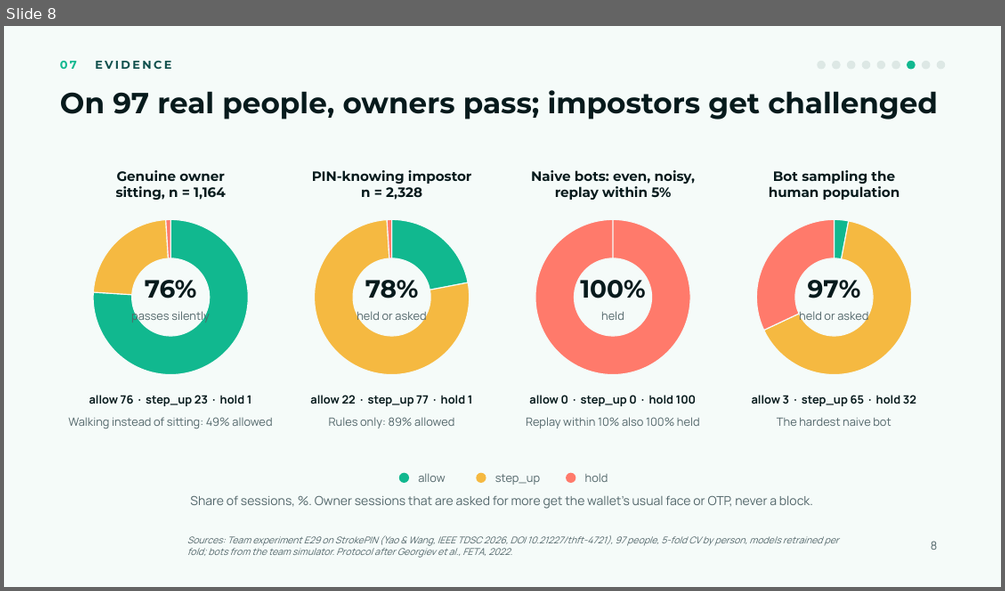
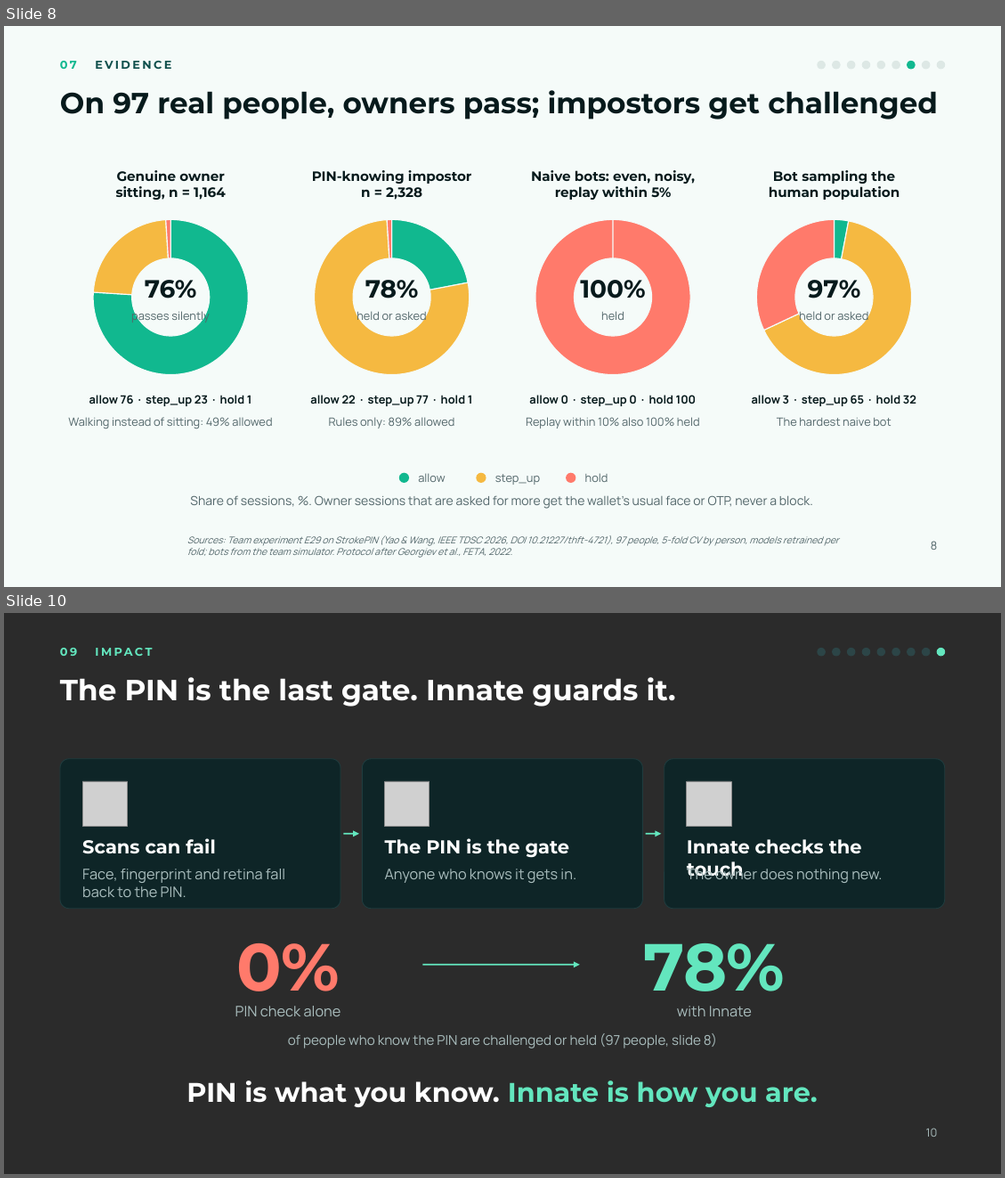
Before and after one commit to Odylytics/Innate_Odylytics, a slide deck: submission/Slide/Innate-slides.pptx. Shown one above the other, each under a label of ours: slide 8 before the commit, slides 8 and 10 after it; the slides between them are not shown. The pictures are 1005x591 and 1005x1178 pixels, drawn with LibreOffice and Linux fonts; fonts in the diff are those of the drawing; grey boxes stand for pictures; background and template pictures are left out; a plain dark background stands for a picture behind light text. Boxes give left, top, right and bottom in pixels: in the first picture for what was removed or moved away, otherwise in the second. Text is boxed around its words. In the diff, an @@ line names an element or a change of style, - is before the commit and + after.

```diff
--- a/submission/Slide/Innate-slides.pptx
+++ b/submission/Slide/Innate-slides.pptx
@@ slide 10 added at box(4, 613, 1001, 1174), background picture (left out) @@
@@ text added at box(60, 648, 77, 656), 11 pt, text #63E6BE, bold @@
+09 IMPACT
@@ ellipse added at box(817, 648, 825, 656), fill #2C4547, outline #2C4547 1 pt @@
@@ ellipse added at box(833, 648, 840, 656), fill #2C4547, outline #2C4547 1 pt @@
@@ ellipse added at box(848, 648, 855, 656), fill #2C4547, outline #2C4547 1 pt @@
@@ ellipse added at box(863, 648, 870, 656), fill #2C4547, outline #2C4547 1 pt @@
@@ ellipse added at box(877, 648, 885, 656), fill #2C4547, outline #2C4547 1 pt @@
@@ ellipse added at box(892, 648, 900, 656), fill #2C4547, outline #2C4547 1 pt @@
@@ ellipse added at box(907, 648, 914, 656), fill #2C4547, outline #2C4547 1 pt @@
@@ ellipse added at box(922, 648, 930, 656), fill #2C4547, outline #2C4547 1 pt @@
@@ ellipse added at box(938, 648, 945, 656), fill #63E6BE, outline #63E6BE 1 pt @@
@@ title added at box(60, 677, 676, 706), 28 pt, text #FFFFFF, bold @@
+The PIN is the last gate. Innate guards it.
@@ rounded rectangle added at box(60, 759, 340, 908), fill #0E2527, outline #1F3C3E 0.75 pt @@
@@ rounded rectangle added at box(362, 759, 643, 908), fill #0E2527, outline #1F3C3E 0.75 pt @@
@@ rounded rectangle added at box(664, 759, 945, 908), fill #0E2527, outline #1F3C3E 0.75 pt @@
@@ picture added at box(82, 781, 128, 826) @@
@@ picture added at box(385, 781, 429, 826) @@
@@ picture added at box(687, 781, 732, 826) @@
@@ text added at box(82, 838, 215, 854), 18 pt, text #FFFFFF, bold @@
+Scans can fail
@@ arrow added from (343, 834) to (359, 834), #63E6BE 1.5 pt @@
@@ text added at box(385, 838, 570, 858), 18 pt, text #FFFFFF, bold @@
+The PIN is the gate
@@ arrow added from (646, 834) to (662, 834), #63E6BE 1.5 pt @@
@@ text added at box(687, 839, 862, 879), 18 pt, text #FFFFFF, bold @@
+Innate checks the touch
@@ text added at box(82, 868, 285, 897), 14 pt, text #A9BDBD @@
+Face, fingerprint and retina fall back to the PIN.
@@ text added at box(385, 868, 576, 883), 14 pt, text #A9BDBD @@
+Anyone who knows it gets in.
@@ text added at box(687, 866, 882, 883), 14 pt, text #A9BDBD @@
+The owner does nothing new.
@@ text added at box(236, 943, 340, 1006), 64 pt, text #FF7A6B, bold @@
+0%
@@ text added at box(643, 943, 785, 1006), 64 pt, text #63E6BE, bold @@
+78%
@@ arrow added from (423, 965) to (580, 965), #63E6BE 1.5 pt @@
@@ text added at box(235, 1005, 341, 1016), 14 pt, text #A9BDBD @@
+PIN check alone
@@ text added at box(677, 1005, 752, 1016), 14 pt, text #A9BDBD @@
+with Innate
@@ text added at box(288, 1033, 717, 1048), 13 pt, text #A9BDBD @@
+of people who know the PIN are challenged or held (97 people, slide 8)
@@ text added at box(186, 1080, 817, 1107), 26 pt, text #63E6BE, bold @@
+PIN is what you know. Innate is how you are.
@@ page number added at box(926, 1127, 938, 1136), 11 pt, text #A9BDBD @@
+10
```
Also in this commit, not shown: 1 slide changed, 1 slide removed, 9 other files.
